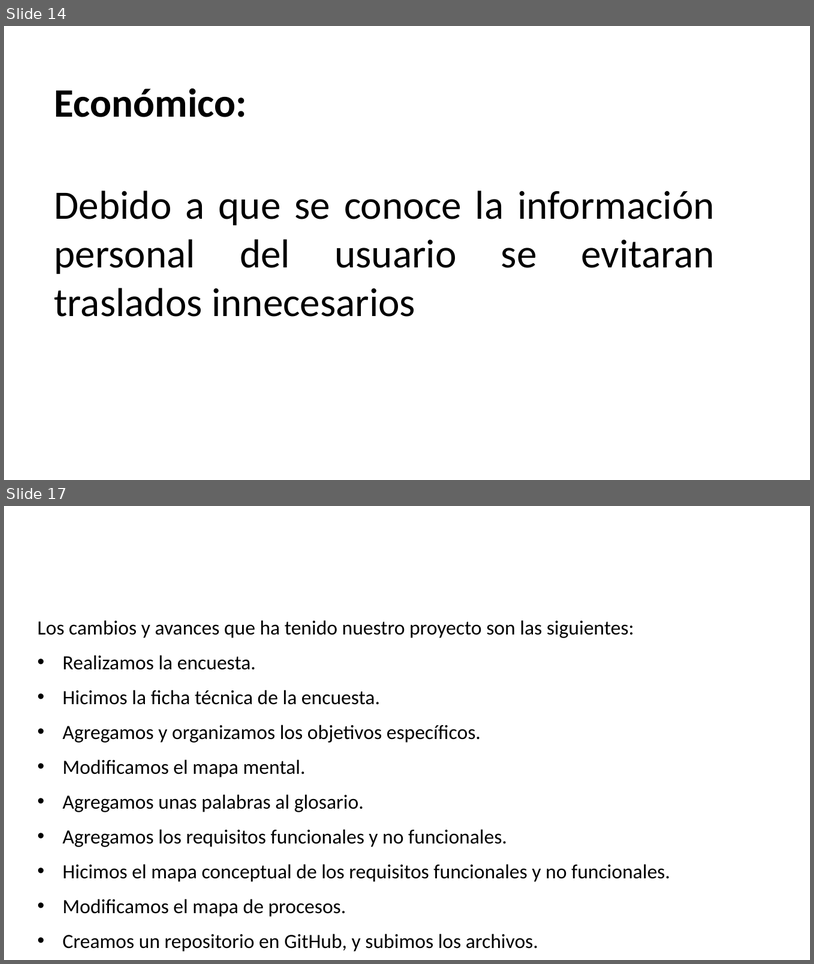
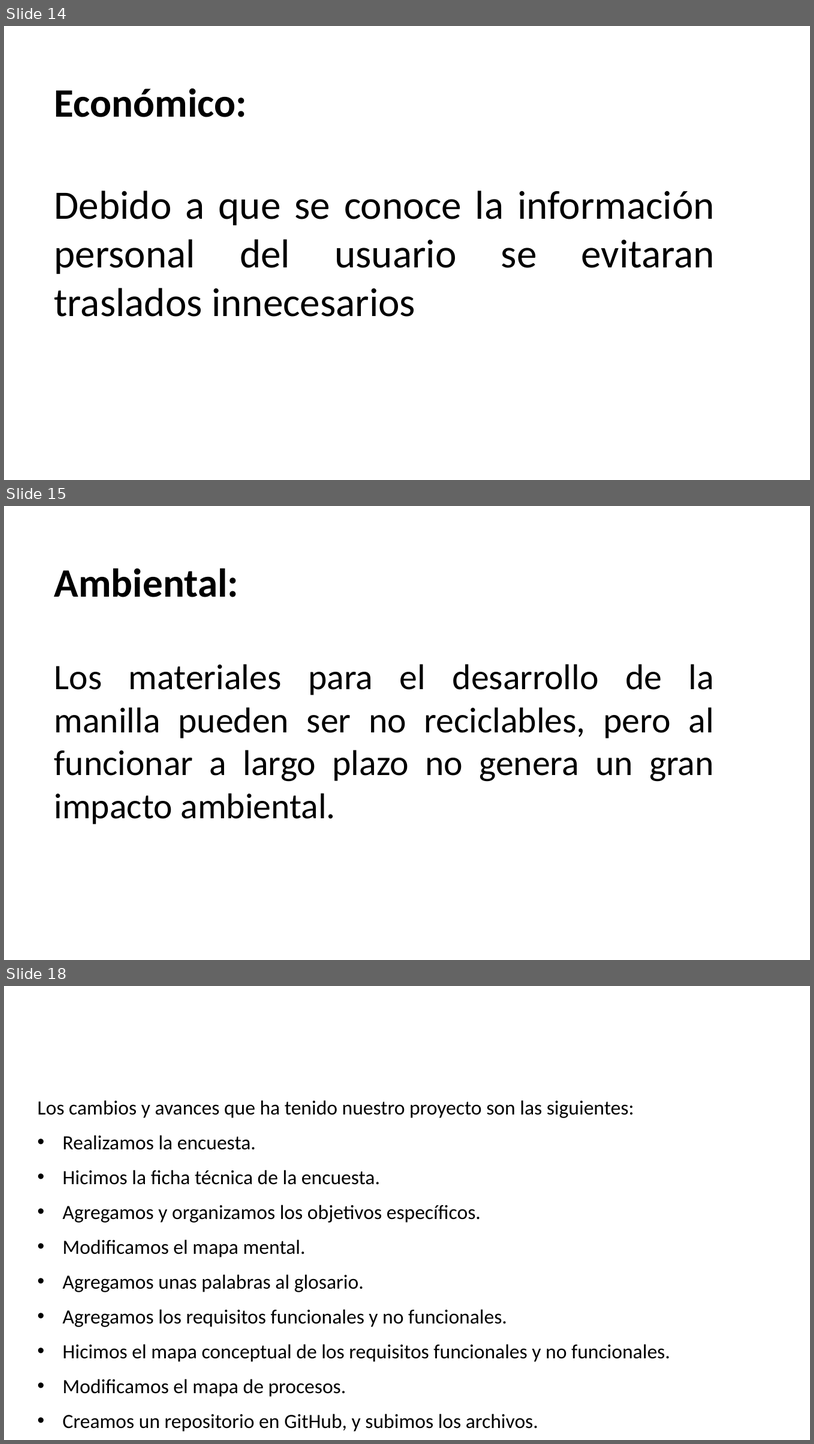
Before and after one commit to Dalvarez491/IdHand, a slide deck: Justificación/IdHand deapositivas.pptx. Shown one above the other, each under a label of ours: slides 14 and 17 before the commit, slides 14, 15 and 18 after it; the slides between them are not shown. The pictures are 814x964 and 814x1444 pixels, drawn with LibreOffice and Linux fonts; fonts in the diff are those of the drawing; background and template pictures are left out. Boxes give left, top, right and bottom in pixels: in the first picture for what was removed or moved away, otherwise in the second. Text is boxed around its words. In the diff, an @@ line names an element or a change of style, - is before the commit and + after.

```diff
--- a/Justificación/IdHand deapositivas.pptx
+++ b/Justificación/IdHand deapositivas.pptx
@@ slide 15 added at <box>4,506,810,960</box>, background picture (left out) @@
@@ text added at <box>54,568,714,824</box>, 32 pt, text #000000 @@
+Ambiental:
+Los materiales para el desarrollo de la manilla pueden ser no reciclables, pero al funcionar a largo plazo no genera un gran impacto ambiental.
@@ what was slide 17 is now slide 18 @@
```
Also in this commit, not shown: 3 slides changed, 1 other file.
